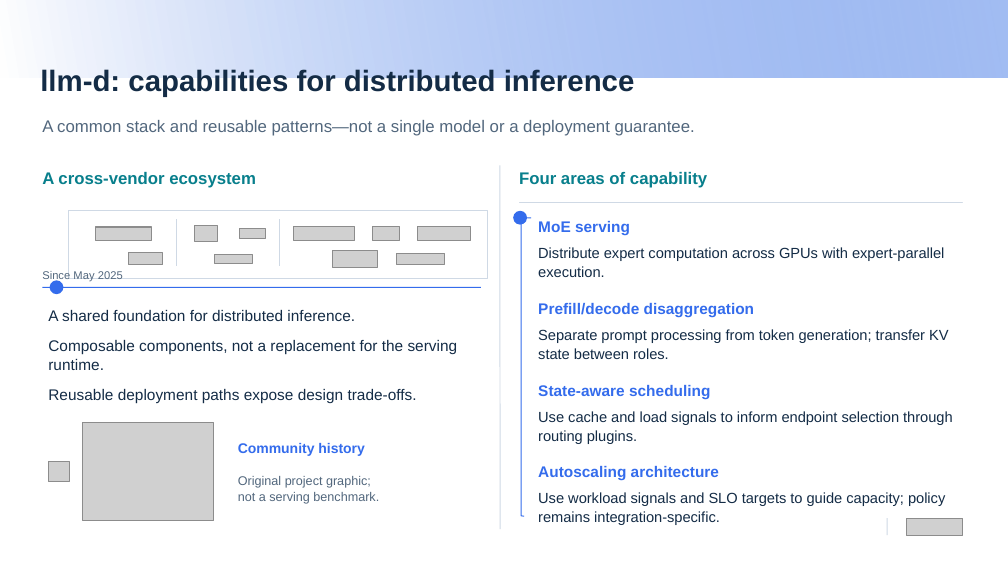
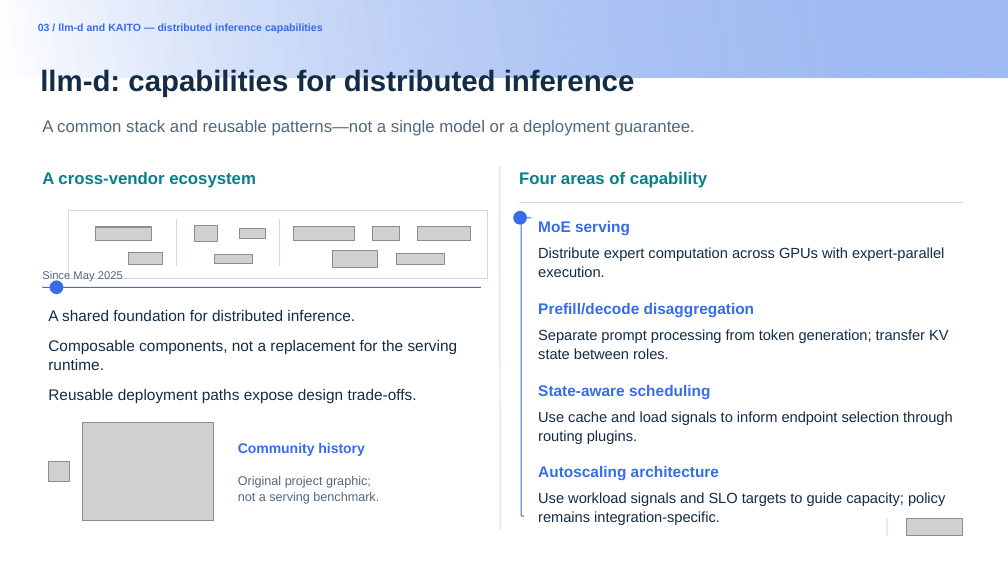
Before and after one commit to andyzhangx/demo, a slide deck: slide 16 of llm/pd-disaggregation/kubecon-na-2026-pd-disaggregation-kaito-llmd.pptx. Drawn at 1008x567 pixels with LibreOffice and Linux fonts; fonts in the diff are those of the drawing; grey boxes stand for pictures; background and template pictures are left out. Boxes give left, top, right and bottom in pixels: in the first picture for what was removed or moved away, otherwise in the second. Text is boxed around its words. In the diff, an @@ line names an element or a change of style, - is before the commit and + after.

```diff
--- a/llm/pd-disaggregation/kubecon-na-2026-pd-disaggregation-kaito-llmd.pptx
+++ b/llm/pd-disaggregation/kubecon-na-2026-pd-disaggregation-kaito-llmd.pptx
@@ text added at (38, 23, 323, 33), 7.5 pt, text #346CEC, bold @@
+03 / llm-d and KAITO — distributed inference capabilities
```
Also in this commit, not shown: 21 other slides changed, 1 slide added, 1 slide removed.
